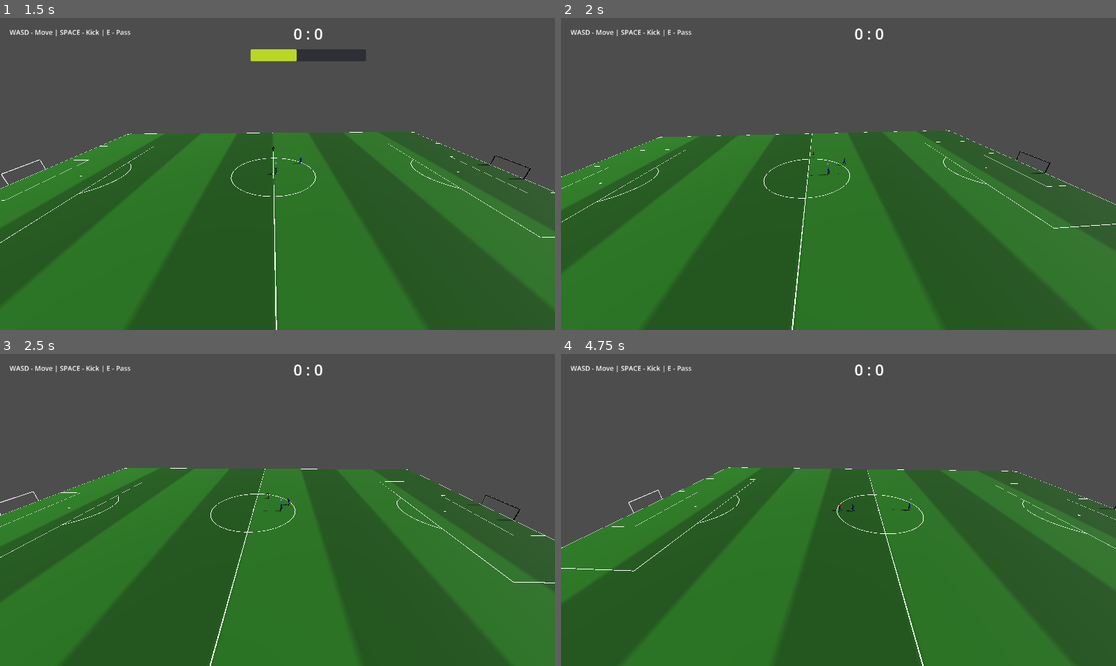
Above: before the commit, frames 1-4 (two rows, left to right).
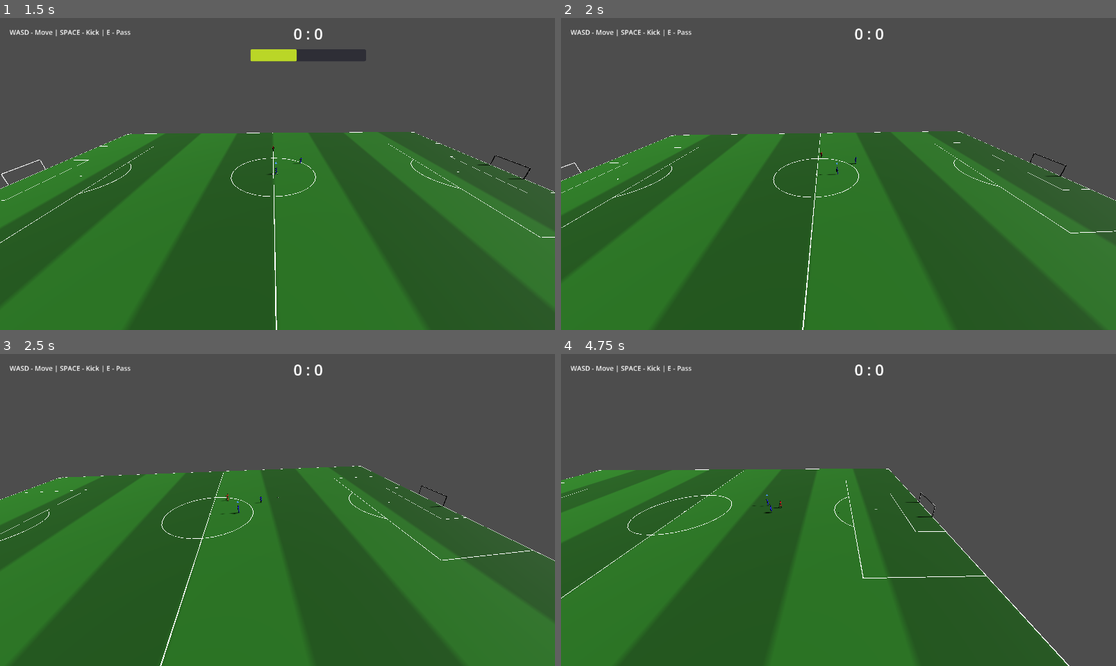
Above: after the commit, the same moments.

Repository: Churikov0112/open_football
Game: Godot game, scene res://scenes/main_menu.tscn
The game is run twice, just before and just after one commit, with the same random seed, the same clock (stepped at 60 frames per second) and the same inputs.
Inputs (mouse positions are in pixels of both pictures, inside the frame that each line leads up to):
- Up to frame 1 (1.5 s): click "Start Match" at 0.5 s; move the mouse to (399, 158) at 1.27 s; hold Right (move_right) from 1.28 s (still down); hold D (kick) from 1.28 s (still down); click (399, 158) at 1.42 s
- Up to frame 2 (2 s): keep holding Right (move_right); keep holding D (kick); tap E (pass) at 1.55 s
- Up to frame 3 (2.5 s): release Right (move_right) at 2 s; release D (kick) at 2 s; drag from (166, 525) to (249, 572) at 2.02 s
- Up to frame 4 (4.75 s): move the mouse to (894, 441) at 2.77 s; hold Right (move_right) 2.78-3.5 s; hold E (pass) 2.78-3.5 s; tap Q (combo_modifier) at 2.85 s; drag from (810, 572) to (672, 463) at 3.52 s; move the mouse to (1005, 556) at 4.27 s; hold Left (move_left) from 4.28 s (still down); hold E (pass) from 4.28 s (still down)

Frame 1 is identical in both runs. In frame 2, 4.9% of the frame differs, in the area x 0-100%, y 35-100%; in frame 3, 29%; in frame 4, 56%, in the area x 0-100%, y 36-100%.

Commit message:
refactor(pass): generalize charge into ChargeAction enum (kick intact)

Diff:
--- a/scripts/match/match_manager.gd
+++ b/scripts/match/match_manager.gd
@@ -50,14 +50,17 @@
 # movement is NOT locked (unlike pass which uses _action_player + motor lock)
 var _kick_action_active: bool = false
 
-# Kick charge system (hold Space to charge, release to fire)
-var _kick_charging: bool = false
-var _kick_charge: float = 0.0
-var _kick_charge_player: CharacterBody3D
-const KICK_CHARGE_MIN_TIME: float = 0.3
+# Обобщённый заряд: одно действие заряжается за раз (удар ИЛИ один из пасов).
+enum ChargeAction { NONE, SHOT, PASS_SHORT, PASS_THROUGH, PASS_LOB, PASS_WALL, PASS_THROUGH_AIR }
+var _charge_action: ChargeAction = ChargeAction.NONE
+var _charge_time: float = 0.0
+var _charge_player: CharacterBody3D
 const KICK_CHARGE_MAX_TIME: float = 0.5
 const KICK_POWER_MIN: float = 12.0
 const KICK_POWER_MAX: float = 25.0
+
+func _is_charging() -> bool:
+	return _charge_action != ChargeAction.NONE
 
 
 func _ready() -> void:
@@ -482,22 +485,22 @@
 	if controlled_player_indicator and controlled_player:
 		controlled_player_indicator.global_position = controlled_player.global_position + Vector3(0, 2.2, 0)
 
-	# Kick charge: accumulate while holding Space
-	if _kick_charging and _kick_charge_player == controlled_player:
-		_kick_charge += delta
-		if _kick_charge >= KICK_CHARGE_MAX_TIME:
-			_kick_charge = KICK_CHARGE_MAX_TIME
-			_fire_kick()
-		var ratio := clampf(_kick_charge / KICK_CHARGE_MAX_TIME, 0.0, 1.0)
-		power_bar.value = ratio
-		var fill := power_bar.get_theme_stylebox("fill")
-		if fill:
-			var c := Color.GREEN_YELLOW.lerp(Color.RED, ratio * ratio)
-			fill.bg_color = c
-	elif _kick_charging:
-		# Player switched or lost ball — cancel charge
-		_cancel_kick_charge()
-	power_bar.visible = _kick_charging and _kick_charge_player == controlled_player
+	# Заряд: копим, пока держим кнопку заряжаемого действия.
+	if _is_charging() and _charge_player == controlled_player:
+		var max_time := KICK_CHARGE_MAX_TIME if _charge_action == ChargeAction.SHOT else FootballConstants.PASS_CHARGE_MAX_TIME
+		_charge_time += get_process_delta_time()
+		if _charge_time >= max_time:
+			_charge_time = max_time
+			_fire_charge()
+		if _is_charging():
+			var ratio := clampf(_charge_time / max_time, 0.0, 1.0)
+			power_bar.value = ratio
+			var fill := power_bar.get_theme_stylebox("fill")
+			if fill:
+				fill.bg_color = Color.GREEN_YELLOW.lerp(Color.RED, ratio * ratio)
+	elif _is_charging():
+		_cancel_charge()
+	power_bar.visible = _is_charging() and _charge_player == controlled_player
 
 
 func _physics_process(delta: float) -> void:
@@ -655,18 +658,15 @@
 
 	# Kick charge system (OpenSoccer-style)
 	if Input.is_action_just_pressed(&"kick"):
-		if _kick_charging:
+		if _is_charging():
 			pass  # already charging, ignore
 		elif _is_near_ball(controlled_player) and _is_our_dribbler(controlled_player):
-			_start_kick_charge(controlled_player)
+			_start_charge(ChargeAction.SHOT, controlled_player)
 		else:
 			_try_tackle(controlled_player)
 
-	if Input.is_action_just_released(&"kick") and _kick_charging and _kick_charge_player == controlled_player:
-		_fire_kick()
-
-	if Input.is_action_just_pressed(&"pass"):
-		_pass_ball(controlled_player)
+	if Input.is_action_just_released(&"kick") and _charge_action == ChargeAction.SHOT and _charge_player == controlled_player:
+		_fire_charge()
 
 
 func _is_near_ball(player_node: Node3D) -> bool:
@@ -685,48 +685,54 @@
 		return false
 	return ball.dribbler == player_home or ball.dribbler == player_teammate
 
-func _start_kick_charge(player_node: CharacterBody3D) -> void:
-	_kick_charging = true
-	_kick_charge = 0.0
-	_kick_charge_player = player_node
+func _start_charge(action: ChargeAction, player_node: CharacterBody3D) -> void:
+	_charge_action = action
+	_charge_time = 0.0
+	_charge_player = player_node
 	var dir: Vector3 = ball.get_dribble_direction()
 	var flat := Vector3(dir.x, 0.0, dir.z)
 	if flat.length() > 0.01:
 		player_node.rotation.y = atan2(-flat.x, -flat.z)
 
-func _fire_kick() -> void:
-	if not _kick_charging or not _kick_charge_player:
-		_cancel_kick_charge()
-		return
-	if not is_instance_valid(_kick_charge_player) or not ball.has_method(&"kick"):
-		_cancel_kick_charge()
-		return
-	var ratio := clampf(_kick_charge / KICK_CHARGE_MAX_TIME, 0.0, 1.0)
-	var power := lerpf(KICK_POWER_MIN, KICK_POWER_MAX, ratio)
-	var dir: Vector3 = ball.get_dribble_direction()
-	dir.y = lerpf(0.05, 0.5, ratio)  # слабый удар — низом, сильный — с подъёмом
-	var player := _kick_charge_player
-	_cancel_kick_charge()
-
-	# Подключаемся к commit-action системе, но БЕЗ блокировки мотора.
-	# ball.kick() будет вызван из _on_action_contact по сигналу анимации.
-	_action_player = player
-	_action_dir = dir
-	_action_power = power
-	_kick_action_active = true
-	var visual := _player_visual(player)
-	if visual != null and visual.trigger("kick"):
-		return  # ждём action_contact
-	# Фолбэк без анимации: бьём сразу
-	ball.kick(dir, power)
-	_action_player = null
-	_kick_action_active = false
-
-func _cancel_kick_charge() -> void:
-	_kick_charging = false
-	_kick_charge = 0.0
-	_kick_charge_player = null
+func _fire_charge() -> void:
+	if not _is_charging() or not _charge_player or not is_instance_valid(_charge_player):
+		_cancel_charge()
+		return
+	var action := _charge_action
+	var player := _charge_player
+	if action == ChargeAction.SHOT:
+		var ratio := clampf(_charge_time / KICK_CHARGE_MAX_TIME, 0.0, 1.0)
+		var power := lerpf(KICK_POWER_MIN, KICK_POWER_MAX, ratio)
+		var dir: Vector3 = ball.get_dribble_direction()
+		dir.y = lerpf(0.05, 0.5, ratio)  # слабый удар — низом, сильный — с подъёмом
+		_cancel_charge()
+
+		# Подключаемся к commit-action системе, но БЕЗ блокировки мотора.
+		# ball.kick() будет вызван из _on_action_contact по сигналу анимации.
+		_action_player = player
+		_action_dir = dir
+		_action_power = power
+		_kick_action_active = true
+		var visual := _player_visual(player)
+		if visual != null and visual.trigger("kick"):
+			return  # ждём action_contact
+		# Фолбэк без анимации: бьём сразу
+		ball.kick(dir, power)
+		_action_player = null
+		_kick_action_active = false
+	else:
+		var charge_ratio := clampf(_charge_time / FootballConstants.PASS_CHARGE_MAX_TIME, 0.0, 1.0)
+		_cancel_charge()
+		_fire_pass(action, player, charge_ratio)
+
+func _cancel_charge() -> void:
+	_charge_action = ChargeAction.NONE
+	_charge_time = 0.0
+	_charge_player = null
 	power_bar.visible = false
+
+func _fire_pass(_action: ChargeAction, _player: CharacterBody3D, _charge_ratio: float) -> void:
+	pass  # реализуется в Task 12
 
 
 func _pass_ball(player_node: CharacterBody3D) -> void:
